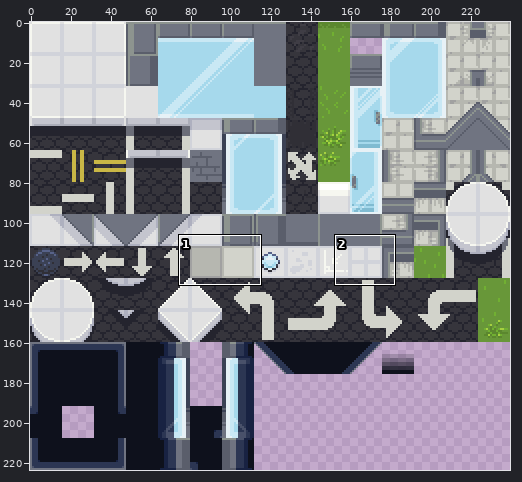
Edited in one commit: sprite sheet (Rooms/Area2/Assets/bg_city_01.png). The picture above shows the old version from afar; the outline marks the close-up.
Close-up. As it was:
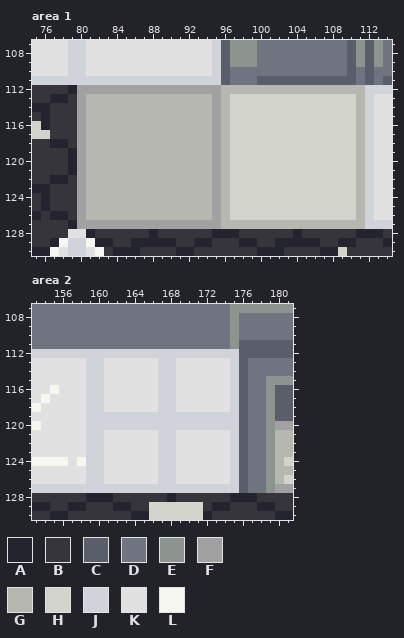
The file is 240x224 pixels. Colours within 5 levels of each other are drawn and written as one. Shown: area 1: x 75..114, y 107..130; area 2: x 153..181, y 107..130.
Palette (. is transparent): A #24242e  B #36353c  C #5a5e6b  D #707481  E #8d948f  F #a1a1a1  G #b6b7b0  H #d2d3cb  J #d1d3da  K #e1e1e1  L #f6f7f0
Pixels before, area 1, first column x 75:
107 KKKKJJKKKKKKKKKKKKKKJCEEEDDDDDDDDDDCECED
108 KKKKJJKKKKKKKKKKKKKKJCEEEDDDDDDDDDDCECED
109 KKKKJJKKKKKKKKKKKKKKJCEEEDDDDDDDDDDCECED
110 KKKKJJKKKKKKKKKKKKKKJCDDDDDDDDDDDDDCDCDD
111 JJJJJJJJJJJJJJJJJJJJJCDDDCCCCCCCCCCCDCDC
112 BBBBAFFFFFFFFFFFFFFFFGGGGGGGGGGGGGGGGJJJ
113 BBAABFGGGGGGGGGGGGGGFGHHHHHHHHHHHHHHGJKK
114 AABBBFGGGGGGGGGGGGGGFGHHHHHHHHHHHHHHGJKK
115 BABBBFGGGGGGGGGGGGGGFGHHHHHHHHHHHHHHGJKK
116 HABBBFGGGGGGGGGGGGGGFGHHHHHHHHHHHHHHGJKK
117 HHBBBFGGGGGGGGGGGGGGFGHHHHHHHHHHHHHHGJKK
118 BBAABFGGGGGGGGGGGGGGFGHHHHHHHHHHHHHHGJKK
119 BBBBAFGGGGGGGGGGGGGGFGHHHHHHHHHHHHHHGJKK
120 BBBBAFGGGGGGGGGGGGGGFGHHHHHHHHHHHHHHGJKK
121 BBBBAFGGGGGGGGGGGGGGFGHHHHHHHHHHHHHHGJKK
122 BBAABFGGGGGGGGGGGGGGFGHHHHHHHHHHHHHHGJKK
123 AABBBFGGGGGGGGGGGGGGFGHHHHHHHHHHHHHHGJKK
124 BABBBFGGGGGGGGGGGGGGFGHHHHHHHHHHHHHHGJKK
125 BABBBFGGGGGGGGGGGGGGFGHHHHHHHHHHHHHHGJKK
126 ABAABFGGGGGGGGGGGGGGFGHHHHHHHHHHHHHHGJKK
127 BBBBAFFFFFFFFFFFFFFFFGGGGGGGGGGGGGGGGJJJ
128 BBBBKKABBBBBBABBBBBBAAABBBBBBABBBBBBAAAB
129 BBALJJLAABBAAAAABBAABBBAABBAAAAABBAABBBA
130 AALKJJKLBAAABBBBAABBBBBBBAAABBBBAAHBBBBB
Pixels before, area 2, first column x 153:
107 DDDDDDDDDDDDDDDDDDDDDDEEEEEEE
108 DDDDDDDDDDDDDDDDDDDDDDEDDDDDD
109 DDDDDDDDDDDDDDDDDDDDDDEDDDDDD
110 DDDDDDDDDDDDDDDDDDDDDDEDDDDDD
111 DDDDDDDDDDDDDDDDDDDDDDECCCCCC
112 JJJJJJJJJJJJJJJJJJJJJJJCCCCCC
113 KKKKKKJJKKKKKKJJKKKKKKJCDDDDD
114 KKKKKKJJKKKKKKJJKKKKKKJCDDDDD
115 KKKKKKJJKKKKKKJJKKKKKKJCDDEEE
116 KKLKKKJJKKKKKKJJKKKKKKJCDDECC
117 KLKKKKJJKKKKKKJJKKKKKKJCDDECC
118 LKKKKKJJKKKKKKJJKKKKKKJCDDECC
119 KKKKKKJJJJJJJJJJJJJJJJJCDDECC
120 LKKKKKJJJJJJJJJJJJJJJJJCDDEFF
121 KKKKKKJJKKKKKKJJKKKKKKJCDDEGG
122 KKKKKKJJKKKKKKJJKKKKKKJCDDEGG
123 KKKKKKJJKKKKKKJJKKKKKKJCDDEGG
124 LLLLKLJJKKKKKKJJKKKKKKJCDDEGH
125 KKKKKKJJKKKKKKJJKKKKKKJCDDEGG
126 KKKKKKJJKKKKKKJJKKKKKKJCDDEGH
127 JJJJJJJJJJJJJJJJJJJJJJJCDDEFF
128 BBBBBBAAABBBBBBABBBBBBAAABBBB
129 AABBAABBBAABBHHHHHHBAABBBAABB
130 BBAABBBBBBBAAHHHHHHABBBBBBBAA
The result:
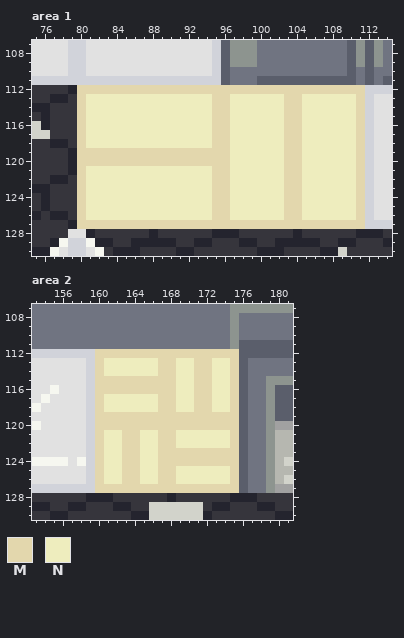
Colours new in this view: M #e3d7ad  N #eeedbe
The edit:
{"where": "area 1"}
{"y":112,"x":80,"old":"FFFFFFFFFFFFFFFFGGGGGGGGGGGGGGGG","new":"MMMMMMMMMMMMMMMMMMMMMMMMMMMMMMMM"}
{"y":113,"x":80,"old":"FGGGGGGGGGGGGGGFGHHHHHHHHHHHHHHG","new":"MNNNNNNNNNNNNNNMMNNNNNNMMNNNNNNM"}
{"y":114,"x":80,"old":"FGGGGGGGGGGGGGGFGHHHHHHHHHHHHHHG","new":"MNNNNNNNNNNNNNNMMNNNNNNMMNNNNNNM"}
{"y":115,"x":80,"old":"FGGGGGGGGGGGGGGFGHHHHHHHHHHHHHHG","new":"MNNNNNNNNNNNNNNMMNNNNNNMMNNNNNNM"}
{"y":116,"x":80,"old":"FGGGGGGGGGGGGGGFGHHHHHHHHHHHHHHG","new":"MNNNNNNNNNNNNNNMMNNNNNNMMNNNNNNM"}
{"y":117,"x":80,"old":"FGGGGGGGGGGGGGGFGHHHHHHHHHHHHHHG","new":"MNNNNNNNNNNNNNNMMNNNNNNMMNNNNNNM"}
{"y":118,"x":80,"old":"FGGGGGGGGGGGGGGFGHHHHHHHHHHHHHHG","new":"MNNNNNNNNNNNNNNMMNNNNNNMMNNNNNNM"}
{"y":119,"x":80,"old":"FGGGGGGGGGGGGGGFGHHHHHHHHHHHHHHG","new":"MMMMMMMMMMMMMMMMMNNNNNNMMNNNNNNM"}
{"y":120,"x":80,"old":"FGGGGGGGGGGGGGGFGHHHHHHHHHHHHHHG","new":"MMMMMMMMMMMMMMMMMNNNNNNMMNNNNNNM"}
{"y":121,"x":80,"old":"FGGGGGGGGGGGGGGFGHHHHHHHHHHHHHHG","new":"MNNNNNNNNNNNNNNMMNNNNNNMMNNNNNNM"}
{"y":122,"x":80,"old":"FGGGGGGGGGGGGGGFGHHHHHHHHHHHHHHG","new":"MNNNNNNNNNNNNNNMMNNNNNNMMNNNNNNM"}
{"y":123,"x":80,"old":"FGGGGGGGGGGGGGGFGHHHHHHHHHHHHHHG","new":"MNNNNNNNNNNNNNNMMNNNNNNMMNNNNNNM"}
{"y":124,"x":80,"old":"FGGGGGGGGGGGGGGFGHHHHHHHHHHHHHHG","new":"MNNNNNNNNNNNNNNMMNNNNNNMMNNNNNNM"}
{"y":125,"x":80,"old":"FGGGGGGGGGGGGGGFGHHHHHHHHHHHHHHG","new":"MNNNNNNNNNNNNNNMMNNNNNNMMNNNNNNM"}
{"y":126,"x":80,"old":"FGGGGGGGGGGGGGGFGHHHHHHHHHHHHHHG","new":"MNNNNNNNNNNNNNNMMNNNNNNMMNNNNNNM"}
{"y":127,"x":80,"old":"FFFFFFFFFFFFFFFFGGGGGGGGGGGGGGGG","new":"MMMMMMMMMMMMMMMMMMMMMMMMMMMMMMMM"}
{"where": "area 2"}
{"y":112,"x":160,"old":"JJJJJJJJJJJJJJJJ","new":"MMMMMMMMMMMMMMMM"}
{"y":113,"x":160,"old":"JKKKKKKJJKKKKKKJ","new":"MNNNNNNMMNNMMNNM"}
{"y":114,"x":160,"old":"JKKKKKKJJKKKKKKJ","new":"MNNNNNNMMNNMMNNM"}
{"y":115,"x":160,"old":"JKKKKKKJJKKKKKKJ","new":"MMMMMMMMMNNMMNNM"}
{"y":116,"x":160,"old":"JKKKKKKJJKKKKKKJ","new":"MMMMMMMMMNNMMNNM"}
{"y":117,"x":160,"old":"JKKKKKKJJKKKKKKJ","new":"MNNNNNNMMNNMMNNM"}
{"y":118,"x":160,"old":"JKKKKKKJJKKKKKKJ","new":"MNNNNNNMMNNMMNNM"}
{"y":119,"x":160,"old":"JJJJJJJJJJJJJJJJ","new":"MMMMMMMMMMMMMMMM"}
{"y":120,"x":160,"old":"JJJJJJJJJJJJJJJJ","new":"MMMMMMMMMMMMMMMM"}
{"y":121,"x":160,"old":"JKKKKKKJJKKKKKKJ","new":"MNNMMNNMMNNNNNNM"}
{"y":122,"x":160,"old":"JKKKKKKJJKKKKKKJ","new":"MNNMMNNMMNNNNNNM"}
{"y":123,"x":160,"old":"JKKKKKKJJKKKKKKJ","new":"MNNMMNNMMMMMMMMM"}
{"y":124,"x":160,"old":"JKKKKKKJJKKKKKKJ","new":"MNNMMNNMMMMMMMMM"}
{"y":125,"x":160,"old":"JKKKKKKJJKKKKKKJ","new":"MNNMMNNMMNNNNNNM"}
{"y":126,"x":160,"old":"JKKKKKKJJKKKKKKJ","new":"MNNMMNNMMNNNNNNM"}
{"y":127,"x":160,"old":"JJJJJJJJJJJJJJJJ","new":"MMMMMMMMMMMMMMMM"}
